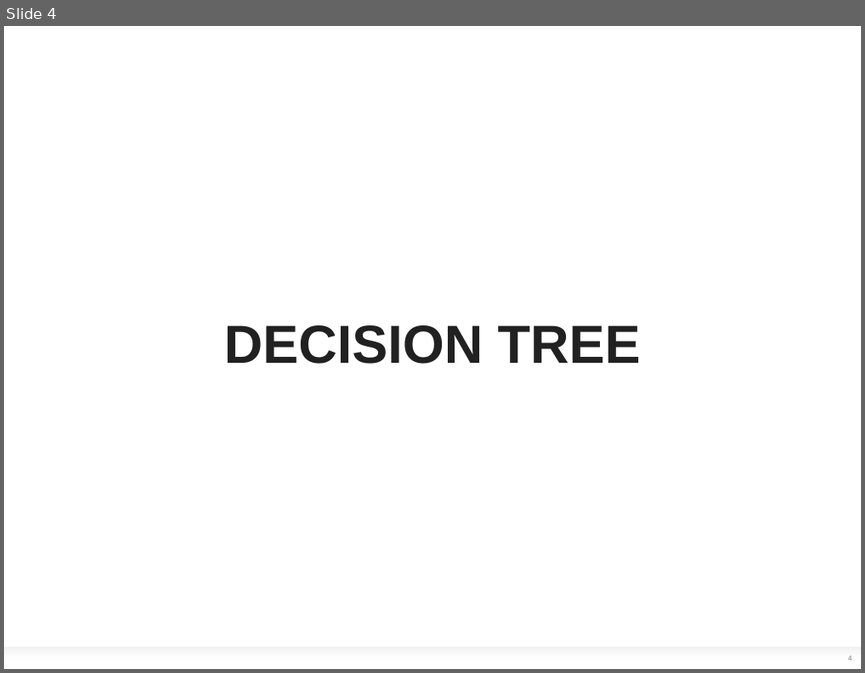
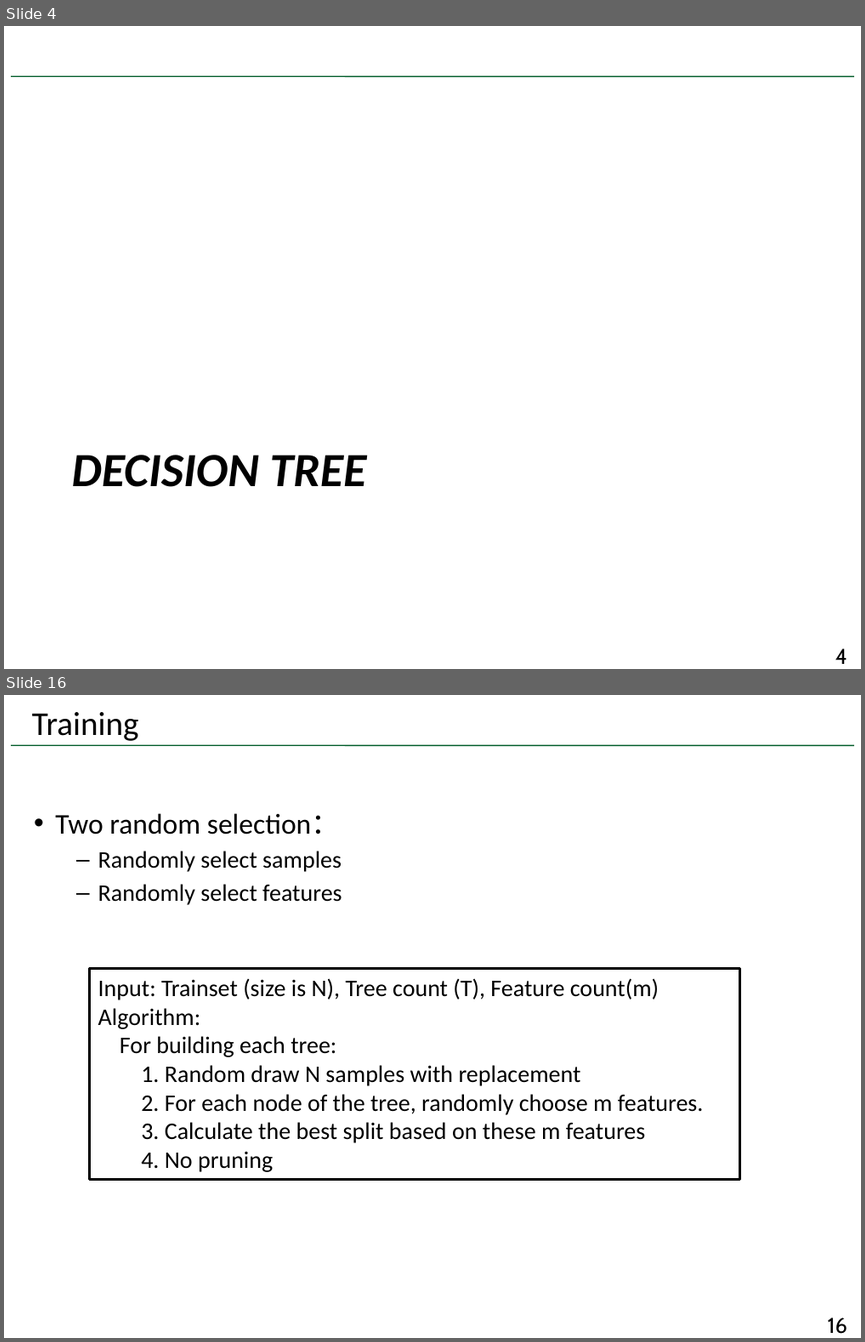
Before and after one commit to benyangyang2/ml_lecture, a slide deck: Lecture 3.pptx. Shown one above the other, each under a label of ours: slide 4 before the commit, slides 4 and 16 after it; the slides between them are not shown. The pictures are 865x673 and 865x1342 pixels, drawn with LibreOffice and Linux fonts; fonts in the diff are those of the drawing; background and template pictures are left out. Boxes give left, top, right and bottom in pixels: in the first picture for what was removed or moved away, otherwise in the second. Text is boxed around its words. In the diff, an @@ line names an element or a change of style, - is before the commit and + after.

```diff
--- a/Lecture 3.pptx
+++ b/Lecture 3.pptx
@@ slide 16 added at <box>4,695,861,1338</box>, background #FFFFFF; not listed: 1 template element that a slide beside it also shows @@
@@ title added at <box>32,712,139,741</box>, 28 pt, text #000000 @@
+Training
@@ text added at <box>55,813,341,905</box>, 20 pt, text #000000 @@
+• Two random selection：
+  – Randomly select samples
+  – Randomly select features
@@ rectangle added at <box>90,969,739,1179</box>, fill #FFFFFF, outline #000000 2 pt, 20 pt, text #000000 @@
+Input: Trainset (size is N), Tree count (T), Feature count(m)
+Algorithm:
+For building each tree:
+1. Random draw N samples with replacement
+2. For each node of the tree, randomly choose m features.
+3. Calculate the best split based on these m features
+4. No pruning
@@ page number added at <box>828,1317,847,1333</box>, 18 pt, text #000000 @@
+16
@@ slide 4 changed as well @@
@@ line added from (11, 76) to (854, 76), #005C2A 1 pt @@
@@ title "DECISION TREE": place and size @@
-title "DECISION TREE" at <box>224,325,641,363</box>
+title "DECISION TREE" at <box>72,454,367,487</box>
@@ title "DECISION TREE" at <box>72,454,367,487</box>: size 45 to 40 pt, font Arial to Calibri, text colour #212121 to #000000, italic on; alignment centre to left @@
@@ rectangle removed at <box>4,647,861,669</box> @@
@@ page number: place and size @@
-page number at <box>848,655,852,660</box>
+page number at <box>835,648,847,664</box>
@@ page number at <box>835,648,847,664</box>: size 6 to 18 pt, font Arial to Cabin, text colour #808080 to #000000; alignment centre to right; more space between paragraphs @@
```
Also in this commit, not shown: 8 other slides changed, 26 other slides added, 1 slide removed, 2 other files.
